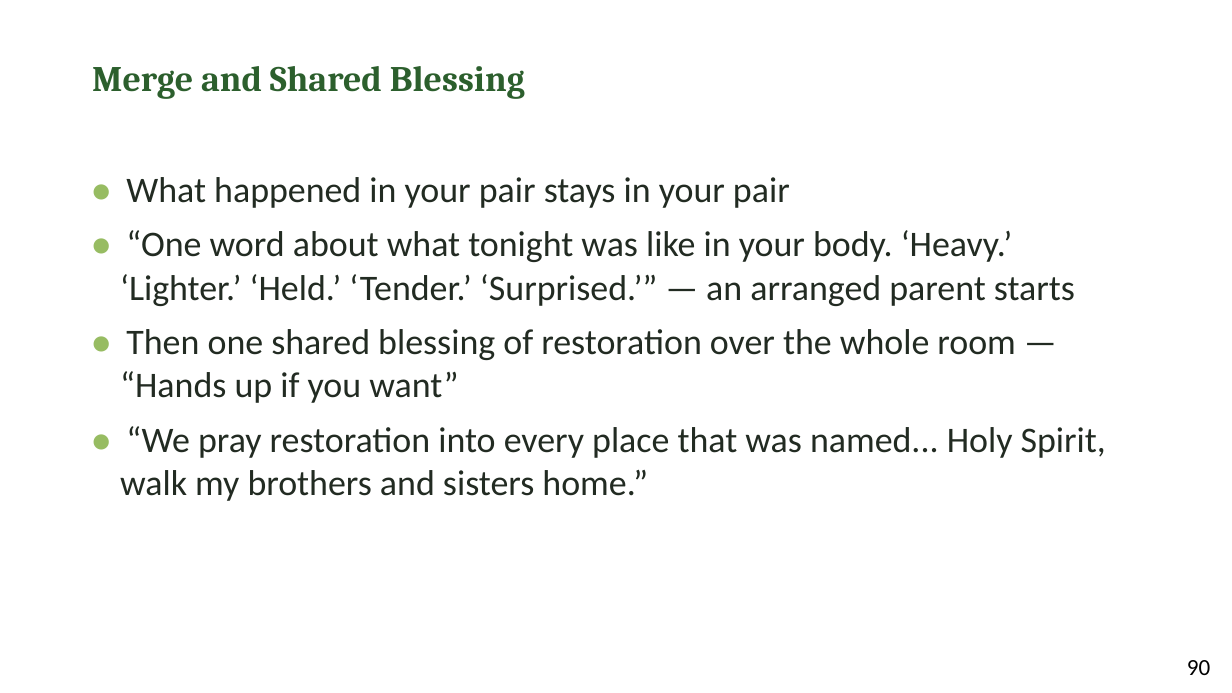
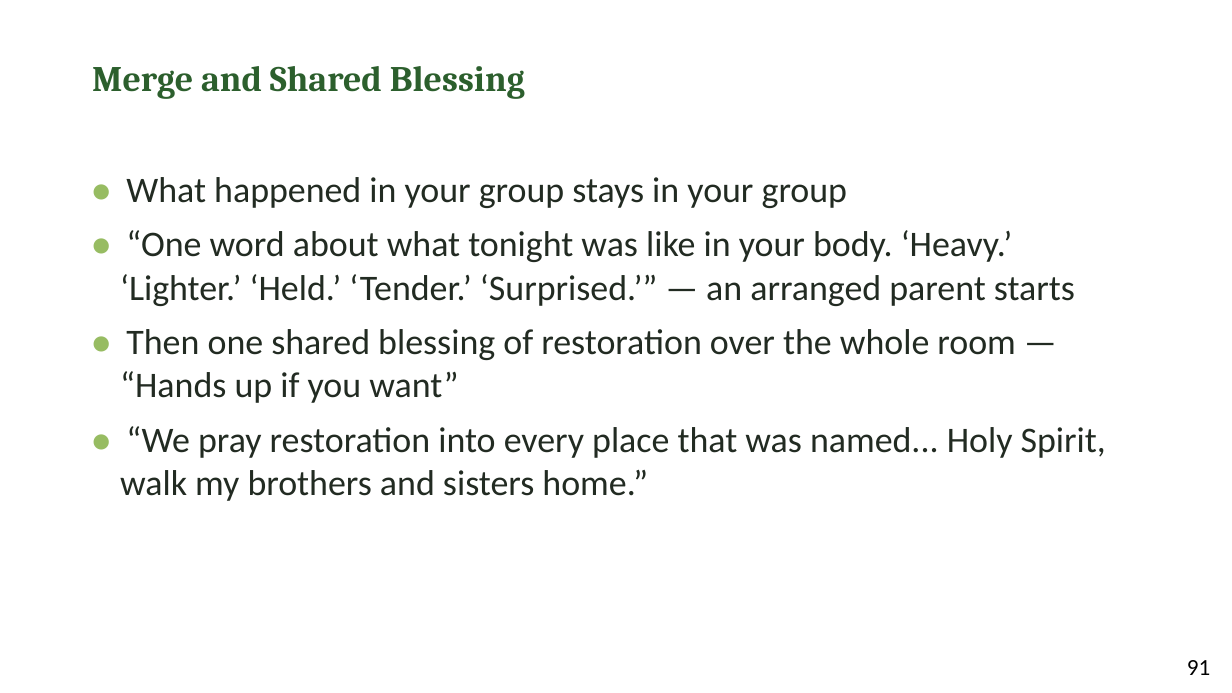
Before and after one commit to jgtittle-ministries/fellowship-of-the-heart-pilot-at-cca-dev, a slide deck: slide 12 of _implementation-notes/evening-series/FotH Evening Session 6 Slides DRAFT v1.pptx (slide 11 before the commit). Drawn at 1232x693 pixels with LibreOffice and Linux fonts; fonts in the diff are those of the drawing. Boxes give left, top, right and bottom in pixels: in the first picture for what was removed or moved away, otherwise in the second. Text is boxed around its words. In the diff, an @@ line names an element or a change of style, - is before the commit and + after.

```diff
--- a/_implementation-notes/evening-series/FotH Evening Session 6 Slides DRAFT v1.pptx
+++ b/_implementation-notes/evening-series/FotH Evening Session 6 Slides DRAFT v1.pptx
@@ text at (x1=126, y1=177, x2=847, y2=208): text changed @@
-• What happened in your pair stays in your pair
+• What happened in your group stays in your group
@@ text at (x1=1187, y1=660, x2=1210, y2=675): text changed @@
-90
+91
```
Also in this commit, not shown: 12 other slides changed, 1 slide added, 51 other files.
